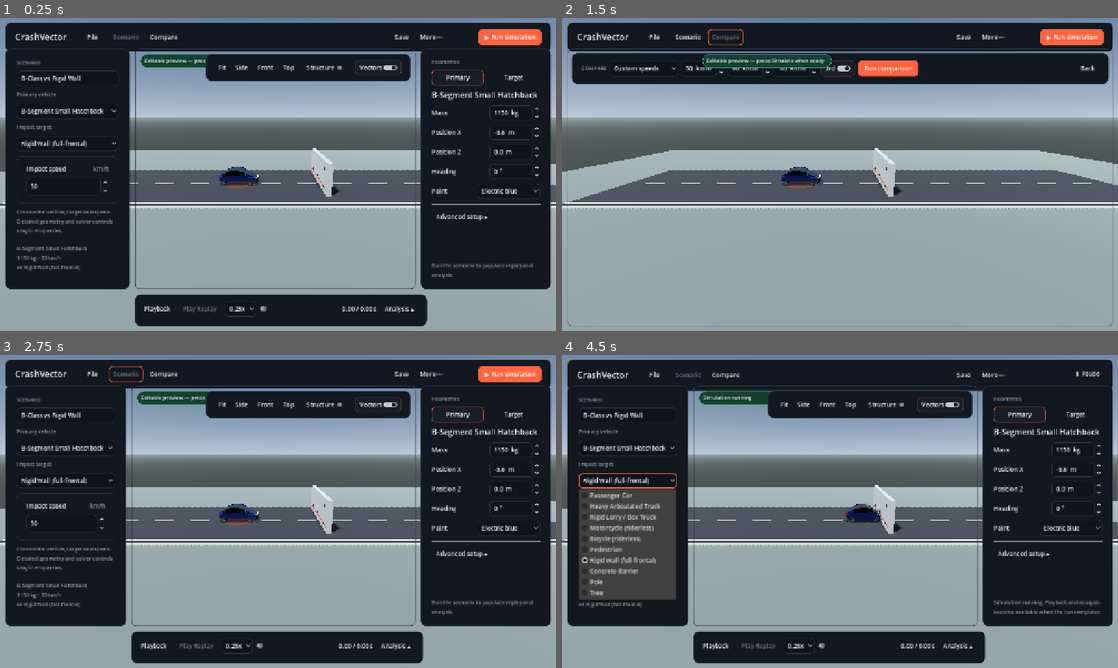
Above: before the commit, frames 1-4 (two rows, left to right).
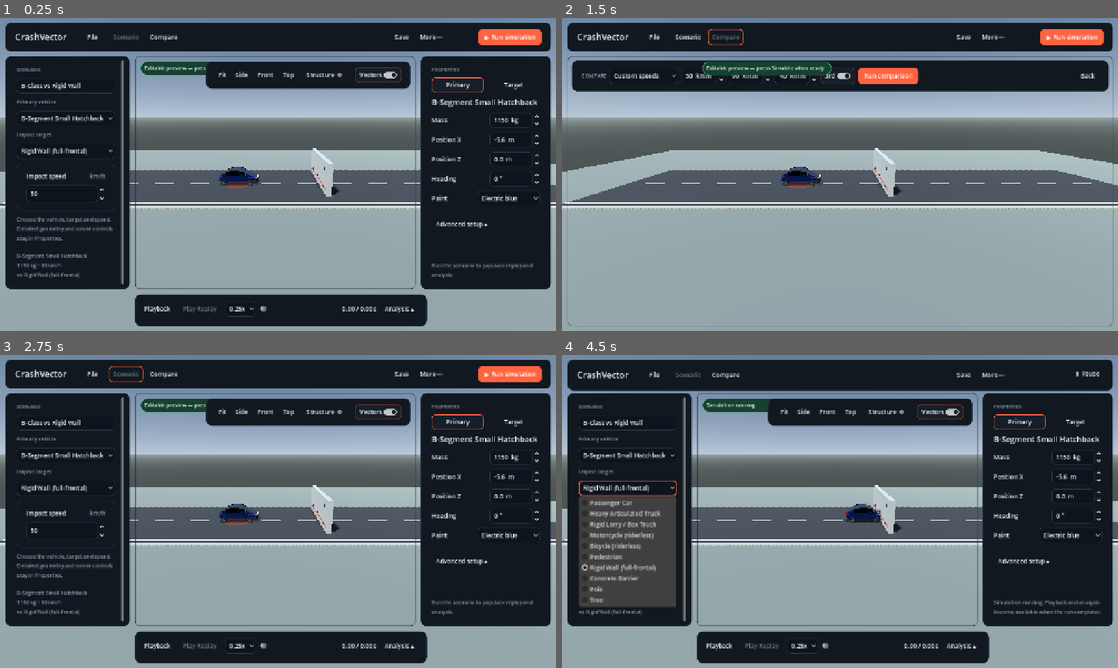
Above: after the commit, the same moments.

Repository: ArrowSK/crashvector
Game: Godot game, scene res://app/main.tscn
Same seed, same stepped clock (60 frames per second), same inputs: the game is played once before the commit and once after it.
Inputs:
- Up to frame 1 (0.25 s): no input
- Up to frame 2 (1.5 s): click "File" at 0.5 s; click "Compare" at 1.25 s
- Up to frame 3 (2.75 s): click "Scenario" at 2 s
- Up to frame 4 (4.5 s): click "More ⋯" at 2.75 s; click "▶ Run simulation" at 3.5 s; click "Rigid Wall (full-frontal)" at 4.25 s

The runs differ from the first frame. In frame 1, 9.5% of the frame differs, in the area x 1-99%, y 9-86%; in frame 2, 7.0%; in frame 3, 11%; in frame 4, 12%, in the area x 1-99%, y 9-99%.

Commit message:
M16: reserve command bar minimum height

Diff:
--- a/src/demo/crash_demo_m16_release.gd
+++ b/src/demo/crash_demo_m16_release.gd
@@ -32,7 +32,7 @@
 
 func _layout_m10() -> void:
 	super._layout_m10()
-	_fit_m16_scenario_geometry()
+	_fit_m16_desktop_geometry()
 
 func _harden_m16_compact_controls() -> void:
 	for option in [m10_primary_option, m10_target_option, m10_primary_class, m10_target_preset, m10_primary_paint, m10_target_paint]:
@@ -47,11 +47,23 @@
 		if spin != null:
 			spin.custom_minimum_size.x = minf(spin.custom_minimum_size.x, 116.0)
 
-func _fit_m16_scenario_geometry() -> void:
-	if m10_root == null or m10_mode == MODE_COMPARE or comparison_active:
+func _fit_m16_desktop_geometry() -> void:
+	if m10_root == null or m10_top_bar == null:
 		return
 	var size := get_viewport().get_visible_rect().size
-	var top_y := 70.0
+	var top_height := maxf(50.0, m10_top_bar.get_combined_minimum_size().y)
+	var top_bottom := 10.0 + top_height
+	var top_y := top_bottom + 10.0
+	_set_rect(m10_top_bar, 12.0, 10.0, size.x - 12.0, top_bottom)
+
+	if m10_mode == MODE_COMPARE or comparison_active:
+		_set_rect(m10_viewport_frame, 12.0, top_y, size.x - 12.0, size.y - 12.0)
+		if m10_compare_header != null:
+			_set_rect(m10_compare_header, 22.0, top_y + 10.0, size.x - 22.0, top_y + 68.0)
+		if comparison_active and m10_compare_results != null:
+			_set_rect(m10_compare_results, 22.0, size.y - 238.0, size.x - 22.0, size.y - 18.0)
+		return
+
 	var gap := 12.0
 	var bottom_margin := 12.0
 	var requested_bottom := 250.0 if m10_replay_expanded else 66.0
